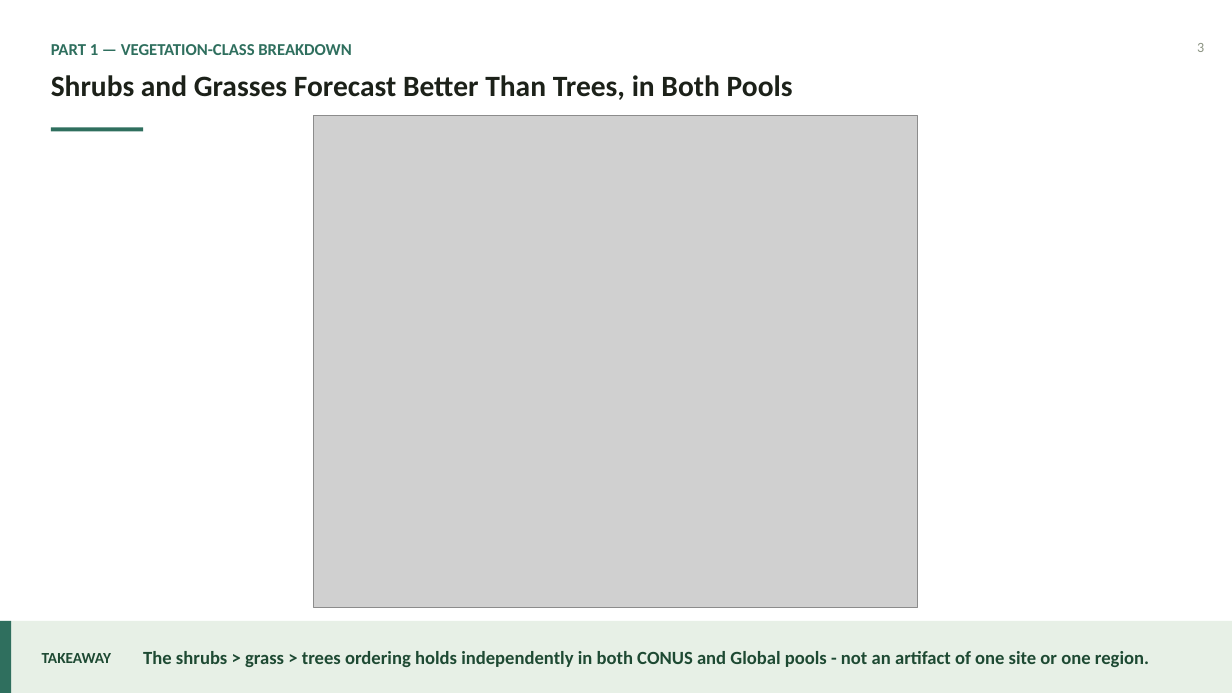
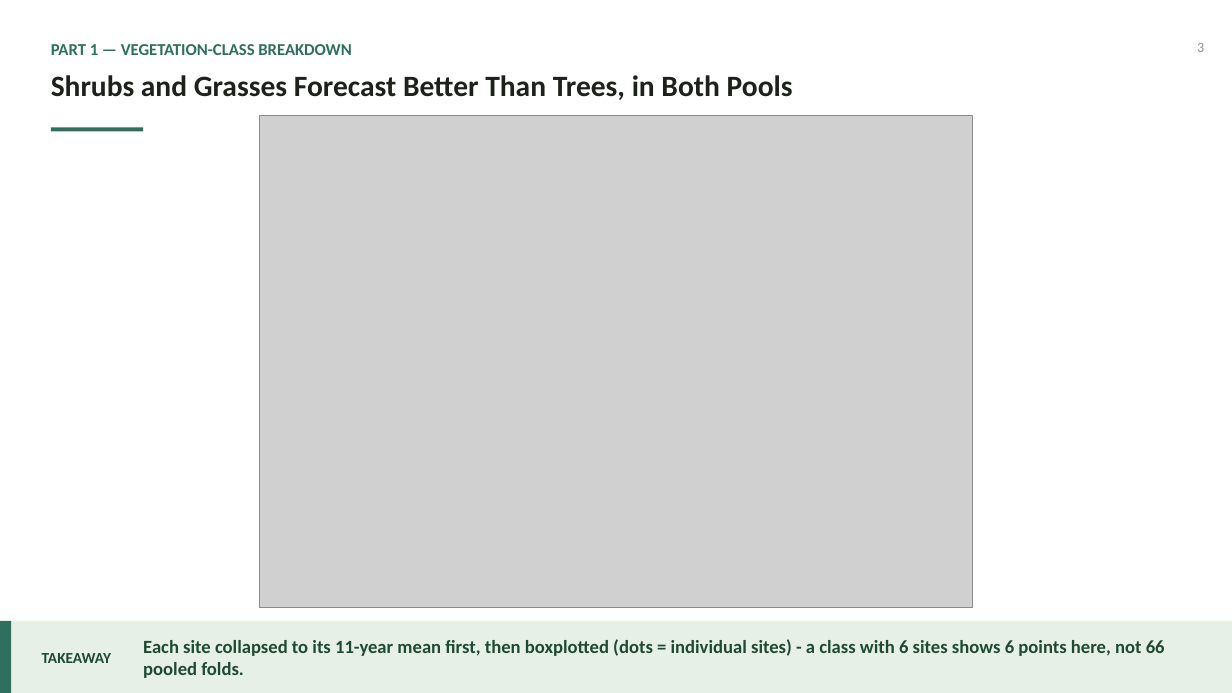
Before and after one commit to zhanghchen/Chronos2-vegetation-forecasting, a slide deck: slide 3 of presentations/GPP_vs_LAI_Progress_Update/GPP_vs_LAI_Progress_Update.pptx. Drawn at 1232x693 pixels with LibreOffice and Linux fonts; fonts in the diff are those of the drawing; grey boxes stand for pictures. Boxes give left, top, right and bottom in pixels: in the first picture for what was removed or moved away, otherwise in the second. Text is boxed around its words. In the diff, an @@ line names an element or a change of style, - is before the commit and + after.

```diff
--- a/presentations/GPP_vs_LAI_Progress_Update/GPP_vs_LAI_Progress_Update.pptx
+++ b/presentations/GPP_vs_LAI_Progress_Update/GPP_vs_LAI_Progress_Update.pptx
@@ picture: place and size @@
-picture at [314, 116, 919, 607]
+picture at [260, 116, 972, 607]
@@ text at [143, 639, 1165, 678]: text changed @@
-The shrubs > grass > trees ordering holds independently in both CONUS and Global pools - not an artifact of one site or one region.
+Each site collapsed to its 11-year mean first, then boxplotted (dots = individual sites) - a class with 6 sites shows 6 points here, not 66 pooled folds.
```
Also in this commit, not shown: 7 other slides changed, 1 slide added, 4 other files.
